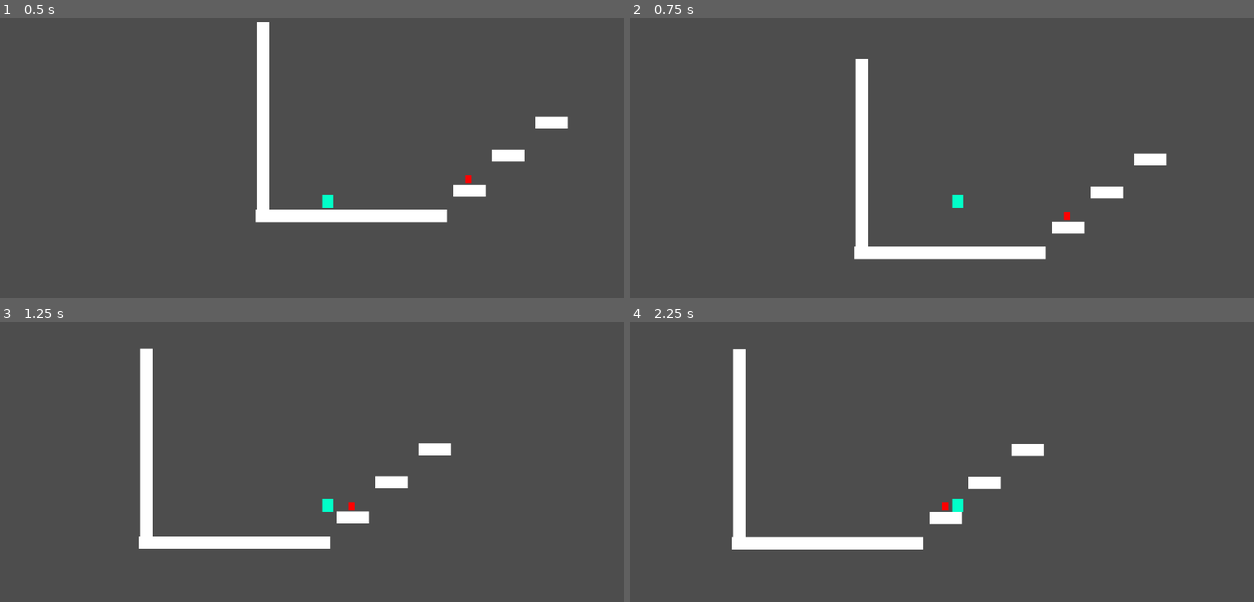
Above: before the commit, frames 1-4 (two rows, left to right).
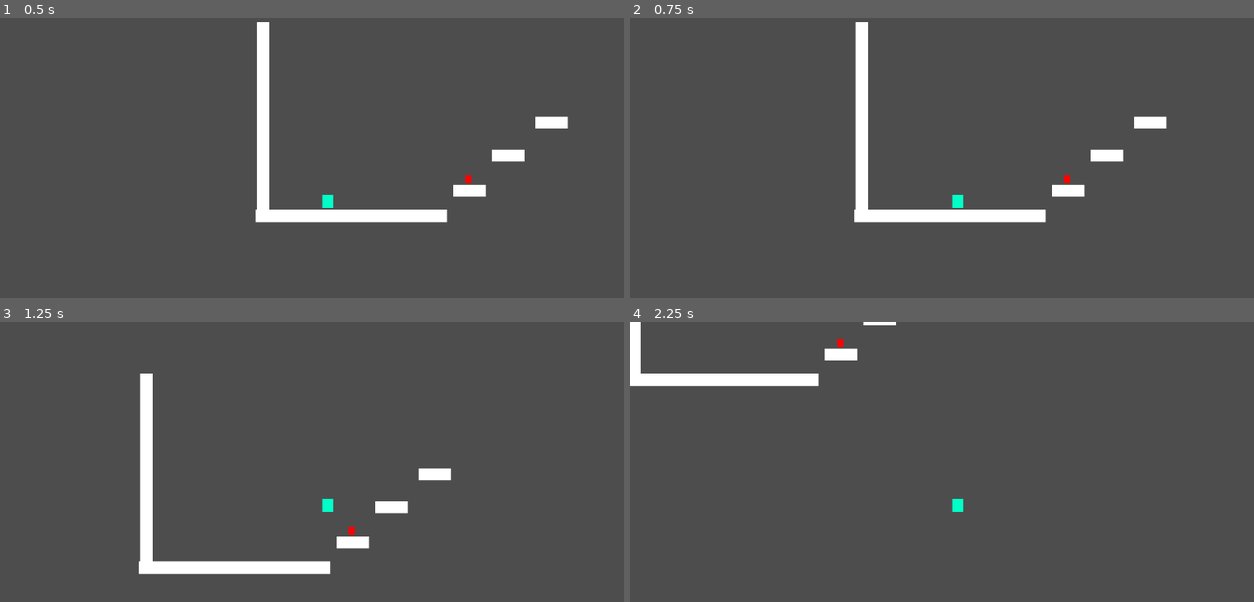
Above: after the commit, the same moments.

Repository: seccopro/Pavel-Adventures
Game: Godot game, scene res://movement-test.tscn
The game is run twice, just before and just after one commit, with the same random seed, the same clock (stepped at 60 frames per second) and the same inputs.
Inputs:
- Up to frame 1 (0.5 s): no input
- Up to frame 2 (0.75 s): tap Enter (ui_accept) at 0.5 s; hold Right (ui_right) from 0.53 s (still down); hold Ctrl (climb) from 0.53 s (still down)
- Up to frame 3 (1.25 s): keep holding Right (ui_right); keep holding Ctrl (climb); tap Space (jump, bound only after the commit) at 0.77, 1.07 s; tap Enter (ui_accept) at 0.8 s
- Up to frame 4 (2.25 s): release Ctrl (climb) at 1.28 s; tap Enter (ui_accept) at 1.35 s; tap Space (jump, bound only after the commit) at 1.52, 1.82 s; tap Q (dash, bound only after the commit) at 1.55, 2.1 s; release Right (ui_right) at 2.03 s; hold Left (ui_left) from 2.03 s (still down)

Frame 1 is identical in both runs. In frame 2, 4.7% of the frame differs, in the area x 35-87%, y 1-87%; in frame 3, 4.4%; in frame 4, 5.4%, in the area x 0-67%, y 0-82%.

Commit message:
added dash
and cleaned up code

Diff:
--- a/movement-test.tscn
+++ b/movement-test.tscn
@@ -1,8 +1,6 @@
 [gd_scene load_steps=5 format=3 uid="uid://bccnka0x1hcbt"]
 
 [ext_resource type="PackedScene" uid="uid://c4kab872n5p2y" path="res://player.tscn" id="1_rsgau"]
-
-[sub_resource type="CircleShape2D" id="CircleShape2D_fqnr7"]
 
 [sub_resource type="RectangleShape2D" id="RectangleShape2D_mh7pj"]
 size = Vector2(333, 27)
@@ -10,89 +8,98 @@
 [sub_resource type="RectangleShape2D" id="RectangleShape2D_5clwn"]
 size = Vector2(55, 20)
 
+[sub_resource type="CircleShape2D" id="CircleShape2D_fqnr7"]
+
 [node name="Node2D" type="Node2D"]
 
-[node name="Area2D" type="Area2D" parent="."]
-position = Vector2(459, 454)
+[node name="walls" type="Node2D" parent="."]
+position = Vector2(875, 327)
 
-[node name="player" parent="Area2D" instance=ExtResource("1_rsgau")]
-position = Vector2(128, -121)
+[node name="wall" type="StaticBody2D" parent="walls"]
+position = Vector2(-405, -60)
+rotation = 1.5708
 
-[node name="RigidBody2D" type="RigidBody2D" parent="Area2D"]
-position = Vector2(558, -17)
+[node name="CollisionShape2D" type="CollisionShape2D" parent="walls/wall"]
+position = Vector2(1, -3)
+shape = SubResource("RectangleShape2D_mh7pj")
 
-[node name="CollisionShape2D" type="CollisionShape2D" parent="Area2D/RigidBody2D"]
+[node name="ColorRect" type="ColorRect" parent="walls/wall/CollisionShape2D"]
+offset_left = -166.0
+offset_top = -11.0
+offset_right = 170.0
+offset_bottom = 11.0
+metadata/_edit_use_anchors_ = true
+
+[node name="StaticBody2D" type="StaticBody2D" parent="walls"]
+position = Vector2(-416, 127)
+
+[node name="CollisionShape2D2" type="CollisionShape2D" parent="walls/StaticBody2D"]
+position = Vector2(376, -55)
+shape = SubResource("RectangleShape2D_5clwn")
+
+[node name="ColorRect" type="ColorRect" parent="walls/StaticBody2D/CollisionShape2D2"]
+offset_left = -28.0
+offset_top = -10.0
+offset_right = 29.0
+offset_bottom = 11.0
+metadata/_edit_use_anchors_ = true
+
+[node name="StaticBody2D2" type="StaticBody2D" parent="walls"]
+position = Vector2(-249, 117)
+
+[node name="CollisionShape2D" type="CollisionShape2D" parent="walls/StaticBody2D2"]
+shape = SubResource("RectangleShape2D_mh7pj")
+one_way_collision = true
+
+[node name="ColorRect" type="ColorRect" parent="walls/StaticBody2D2/CollisionShape2D"]
+offset_left = -166.0
+offset_top = -11.0
+offset_right = 170.0
+offset_bottom = 11.0
+metadata/_edit_use_anchors_ = true
+
+[node name="StaticBody2D3" type="StaticBody2D" parent="walls"]
+position = Vector2(-348, 65)
+
+[node name="CollisionShape2D2" type="CollisionShape2D" parent="walls/StaticBody2D3"]
+position = Vector2(376, -55)
+shape = SubResource("RectangleShape2D_5clwn")
+
+[node name="ColorRect" type="ColorRect" parent="walls/StaticBody2D3/CollisionShape2D2"]
+offset_left = -28.0
+offset_top = -10.0
+offset_right = 29.0
+offset_bottom = 11.0
+metadata/_edit_use_anchors_ = true
+
+[node name="StaticBody2D4" type="StaticBody2D" parent="walls"]
+position = Vector2(-272, 7)
+
+[node name="CollisionShape2D2" type="CollisionShape2D" parent="walls/StaticBody2D4"]
+position = Vector2(376, -55)
+shape = SubResource("RectangleShape2D_5clwn")
+
+[node name="ColorRect" type="ColorRect" parent="walls/StaticBody2D4/CollisionShape2D2"]
+offset_left = -28.0
+offset_top = -10.0
+offset_right = 29.0
+offset_bottom = 11.0
+metadata/_edit_use_anchors_ = true
+
+[node name="player" parent="." instance=ExtResource("1_rsgau")]
+position = Vector2(587, 333)
+
+[node name="ball" type="RigidBody2D" parent="."]
+position = Vector2(1017, 437)
+
+[node name="CollisionShape2D" type="CollisionShape2D" parent="ball"]
 position = Vector2(-181.5, -65)
 shape = SubResource("CircleShape2D_fqnr7")
 
-[node name="ColorRect" type="ColorRect" parent="Area2D/RigidBody2D/CollisionShape2D"]
+[node name="ColorRect" type="ColorRect" parent="ball/CollisionShape2D"]
 offset_left = -7.0
 offset_top = -7.0
 offset_right = 4.0
 offset_bottom = 7.0
 color = Color(1, 0, 0, 1)
-
-[node name="StaticBody2D2" type="StaticBody2D" parent="Area2D"]
-position = Vector2(167, -10)
-
-[node name="CollisionShape2D" type="CollisionShape2D" parent="Area2D/StaticBody2D2"]
-shape = SubResource("RectangleShape2D_mh7pj")
-one_way_collision = true
-
-[node name="ColorRect" type="ColorRect" parent="Area2D/StaticBody2D2/CollisionShape2D"]
-offset_left = -166.0
-offset_top = -11.0
-offset_right = 170.0
-offset_bottom = 11.0
-
-[node name="wall" type="StaticBody2D" parent="Area2D"]
-position = Vector2(11, -187)
-rotation = 1.5708
-
-[node name="CollisionShape2D" type="CollisionShape2D" parent="Area2D/wall"]
-position = Vector2(1, -3)
-shape = SubResource("RectangleShape2D_mh7pj")
-
-[node name="ColorRect" type="ColorRect" parent="Area2D/wall/CollisionShape2D"]
-offset_left = -166.0
-offset_top = -11.0
-offset_right = 170.0
-offset_bottom = 11.0
-
-[node name="StaticBody2D" type="StaticBody2D" parent="Area2D"]
-
-[node name="CollisionShape2D2" type="CollisionShape2D" parent="Area2D/StaticBody2D"]
-position = Vector2(376, -55)
-shape = SubResource("RectangleShape2D_5clwn")
-
-[node name="ColorRect" type="ColorRect" parent="Area2D/StaticBody2D/CollisionShape2D2"]
-offset_left = -28.0
-offset_top = -10.0
-offset_right = 29.0
-offset_bottom = 11.0
-
-[node name="StaticBody2D3" type="StaticBody2D" parent="Area2D"]
-position = Vector2(68, -62)
-
-[node name="CollisionShape2D2" type="CollisionShape2D" parent="Area2D/StaticBody2D3"]
-position = Vector2(376, -55)
-shape = SubResource("RectangleShape2D_5clwn")
-
-[node name="ColorRect" type="ColorRect" parent="Area2D/StaticBody2D3/CollisionShape2D2"]
-offset_left = -28.0
-offset_top = -10.0
-offset_right = 29.0
-offset_bottom = 11.0
-
-[node name="StaticBody2D4" type="StaticBody2D" parent="Area2D"]
-position = Vector2(144, -120)
-
-[node name="CollisionShape2D2" type="CollisionShape2D" parent="Area2D/StaticBody2D4"]
-position = Vector2(376, -55)
-shape = SubResource("RectangleShape2D_5clwn")
-
-[node name="ColorRect" type="ColorRect" parent="Area2D/StaticBody2D4/CollisionShape2D2"]
-offset_left = -28.0
-offset_top = -10.0
-offset_right = 29.0
-offset_bottom = 11.0
+metadata/_edit_use_anchors_ = true
--- a/player.gd
+++ b/player.gd
@@ -1,17 +1,23 @@
 extends CharacterBody2D
-
 
 const SPEED = 300.0
 const JUMP_VELOCITY = -400.0
 var jump_charge=0
 const CLIMBING_SPEED = 100.0
-var is_climbing = false #flag
+const DASH_SPEED = 1000
+const DASH_DURATION = 30
+var remaining_dashing = 0
+
+#flags
+var is_climbing = false
+var is_dashing = false
 var is_alive = true
-var is_dashing = false
+
+
+
 
 # Get the gravity from the project settings to be synced with RigidBody nodes.
 var gravity = ProjectSettings.get_setting("physics/2d/default_gravity")
-
 
 func _physics_process(delta):
 	# Add the gravity.
@@ -24,37 +30,58 @@
 
 	move_and_slide()
 	movement()
-	climbing()
+
 
 func movement():
-	var direction = Input.get_axis("ui_left", "ui_right")
-	if direction and not is_climbing:
+	#basic left and right
+	var direction = Input.get_axis("left", "right")
+	if direction and not is_climbing and not is_dashing:
 		velocity.x = direction * SPEED
 	else:	#slowing down after releasing
 		velocity.x = move_toward(velocity.x, 0, 50)
+# Handle Jump.
+	if Input.is_action_just_pressed("jump") and is_on_floor():
+		velocity.y = JUMP_VELOCITY
 
-	# Handle Jump.
-	if Input.is_action_just_pressed("ui_accept") and is_on_floor():
-		velocity.y = JUMP_VELOCITY
+
+	if Input.is_action_just_pressed("dash") and not is_climbing:		# GETS RESET BY NORMAL SPEED OF WALKING (use flag)
+		if(Input.is_action_pressed("right")): #moving right
+			is_dashing = true;
+			velocity.x += DASH_SPEED
+			remaining_dashing = DASH_DURATION
+
+		elif (Input.is_action_pressed("left")): #moving left
+			is_dashing = true;
+			velocity.x -= DASH_SPEED
+			remaining_dashing = DASH_DURATION
+#waiting for dash to finish
+	if is_dashing and remaining_dashing>0:
+		remaining_dashing-=1 #should wait DASH_DURATION cicles to let you move again (reset your speed)
+	elif is_dashing:
+		is_dashing=false
+		print("dash reset")
+
+
+	if is_on_wall():
+		climbing()
 
 func climbing():
 	#start climbing
-	if Input.is_action_just_pressed("climb") and is_on_wall():
+	if Input.is_action_pressed("climb"):
 		is_climbing = true
 		print("climbing")
 
+
 	#climb up and down
+	var climb_direction = Input.get_axis("up", "down")
 
-	var climb_direction = Input.get_axis("ui_up", "ui_down")
-
-	if is_climbing and climb_direction and is_on_wall():
+	if is_climbing and climb_direction:
 		velocity.y = climb_direction * CLIMBING_SPEED
 	elif is_climbing:	#slowing down after releasing
 		velocity.y = move_toward(velocity.y, 0, CLIMBING_SPEED)
 
 	# Handle climb-jump
-	if is_climbing and Input.is_action_just_pressed("ui_accept"):
+	if is_climbing and Input.is_action_just_pressed("jump"):
 		velocity.y = JUMP_VELOCITY
 		is_climbing = false
 		print("not climbing")
-	return true
--- a/player.tscn
+++ b/player.tscn
@@ -1,12 +1,9 @@
-[gd_scene load_steps=4 format=3 uid="uid://c4kab872n5p2y"]
+[gd_scene load_steps=3 format=3 uid="uid://c4kab872n5p2y"]
 
 [ext_resource type="Script" path="res://player.gd" id="1_7icc7"]
 
 [sub_resource type="RectangleShape2D" id="RectangleShape2D_atxw1"]
 size = Vector2(21, 22)
-
-[sub_resource type="RectangleShape2D" id="RectangleShape2D_rfr8g"]
-size = Vector2(19, 20)
 
 [node name="Node2D" type="Node2D"]
 
@@ -32,11 +29,3 @@
 color = Color(0, 1, 0.784314, 1)
 
 [node name="Camera2D" type="Camera2D" parent="player"]
-
-[node name="Area2D" type="Area2D" parent="player"]
-
-[node name="CollisionShape2D" type="CollisionShape2D" parent="player/Area2D"]
-position = Vector2(0.5, 0)
-shape = SubResource("RectangleShape2D_rfr8g")
-
-[connection signal="body_entered" from="player/Area2D" to="player" method="_on_area_2d_body_entered"]
--- a/project.godot
+++ b/project.godot
@@ -20,10 +20,52 @@
 climb={
 "deadzone": 0.5,
 "events": [Object(InputEventKey,"resource_local_to_scene":false,"resource_name":"","device":-1,"window_id":0,"alt_press …(182 unchanged characters)…
+, Object(InputEventJoypadButton,"resource_local_to_scene":false,"resource_name":"","device":-1,"button_index":6,"pressure":0.0,"pressed":true,"script":null)
 ]
 }
 reset_position={
 "deadzone": 0.5,
 "events": [Object(InputEventKey,"resource_local_to_scene":false,"resource_name":"","device":-1,"window_id":0,"alt_pressed":false,"shift_pressed":false,"ctrl_pressed":false,"meta_pressed":false,"pressed":false,"keycode":0,"physical_keycode":46,"key_label":0,"unicode":46,"echo":false,"script":null)
+, Object(InputEventJoypadButton,"resource_local_to_scene":false,"resource_name":"","device":-1,"button_index":8,"pressure":0.0,"pressed":true,"script":null)
 ]
 }
+right={
+"deadzone": 0.5,
+"events": [Object(InputEventJoypadMotion,"resource_local_to_scene":false,"resource_name":"","device":-1,"axis":0,"axis_value":1.0,"script":null)
+, Object(InputEventKey,"resource_local_to_scene":false,"resource_name":"","device":-1,"window_id":0,"alt_pressed":false,"shift_pressed":false,"ctrl_pressed":false,"meta_pressed":false,"pressed":false,"keycode":0,"physical_keycode":4194321,"key_label":0,"unicode":0,"echo":false,"script":null)
+, Object(InputEventKey,"resource_local_to_scene":false,"resource_name":"","device":-1,"window_id":0,"alt_pressed":false,"shift_pressed":false,"ctrl_pressed":false,"meta_pressed":false,"pressed":false,"keycode":0,"physical_keycode":68,"key_label":0,"unicode":100,"echo":false,"script":null)
+]
+}
+left={
+"deadzone": 0.5,
+"events": [Object(InputEventJoypadMotion,"resource_local_to_scene":false,"resource_name":"","device":-1,"axis":0,"axis_value":-1.0,"script":null)
+, Object(InputEventKey,"resource_local_to_scene":false,"resource_name":"","device":-1,"window_id":0,"alt_pressed":false,"shift_pressed":false,"ctrl_pressed":false,"meta_pressed":false,"pressed":false,"keycode":0,"physical_keycode":4194319,"key_label":0,"unicode":0,"echo":false,"script":null)
+, Object(InputEventKey,"resource_local_to_scene":false,"resource_name":"","device":-1,"window_id":0,"alt_pressed":false,"shift_pressed":false,"ctrl_pressed":false,"meta_pressed":false,"pressed":false,"keycode":0,"physical_keycode":65,"key_label":0,"unicode":97,"echo":false,"script":null)
+]
+}
+up={
+"deadzone": 0.5,
+"events": [Object(InputEventJoypadMotion,"resource_local_to_scene":false,"resource_name":"","device":-1,"axis":1,"axis_value":-1.0,"script":null)
+, Object(InputEventKey,"resource_local_to_scene":false,"resource_name":"","device":-1,"window_id":0,"alt_pressed":false,"shift_pressed":false,"ctrl_pressed":false,"meta_pressed":false,"pressed":false,"keycode":0,"physical_keycode":4194320,"key_label":0,"unicode":0,"echo":false,"script":null)
+, Object(InputEventKey,"resource_local_to_scene":false,"resource_name":"","device":-1,"window_id":0,"alt_pressed":false,"shift_pressed":false,"ctrl_pressed":false,"meta_pressed":false,"pressed":false,"keycode":0,"physical_keycode":87,"key_label":0,"unicode":119,"echo":false,"script":null)
+]
+}
+down={
+"deadzone": 0.5,
+"events": [Object(InputEventJoypadMotion,"resource_local_to_scene":false,"resource_name":"","device":-1,"axis":1,"axis_value":1.0,"script":null)
+, Object(InputEventKey,"resource_local_to_scene":false,"resource_name":"","device":-1,"window_id":0,"alt_pressed":false,"shift_pressed":false,"ctrl_pressed":false,"meta_pressed":false,"pressed":false,"keycode":0,"physical_keycode":4194322,"key_label":0,"unicode":0,"echo":false,"script":null)
+, Object(InputEventKey,"resource_local_to_scene":false,"resource_name":"","device":-1,"window_id":0,"alt_pressed":false,"shift_pressed":false,"ctrl_pressed":false,"meta_pressed":false,"pressed":false,"keycode":0,"physical_keycode":83,"key_label":0,"unicode":115,"echo":false,"script":null)
+]
+}
+jump={
+"deadzone": 0.5,
+"events": [Object(InputEventKey,"resource_local_to_scene":false,"resource_name":"","device":-1,"window_id":0,"alt_pressed":false,"shift_pressed":false,"ctrl_pressed":false,"meta_pressed":false,"pressed":false,"keycode":0,"physical_keycode":32,"key_label":0,"unicode":32,"echo":false,"script":null)
+, Object(InputEventJoypadButton,"resource_local_to_scene":false,"resource_name":"","device":-1,"button_index":2,"pressure":0.0,"pressed":true,"script":null)
+]
+}
+dash={
+"deadzone": 0.5,
+"events": [Object(InputEventKey,"resource_local_to_scene":false,"resource_name":"","device":-1,"window_id":0,"alt_pressed":false,"shift_pressed":false,"ctrl_pressed":false,"meta_pressed":false,"pressed":false,"keycode":0,"physical_keycode":81,"key_label":0,"unicode":113,"echo":false,"script":null)
+, Object(InputEventKey,"resource_local_to_scene":false,"resource_name":"","device":-1,"window_id":0,"alt_pressed":false,"shift_pressed":false,"ctrl_pressed":false,"meta_pressed":false,"pressed":false,"keycode":0,"physical_keycode":4194325,"key_label":0,"unicode":0,"echo":false,"script":null)
+]
+}
